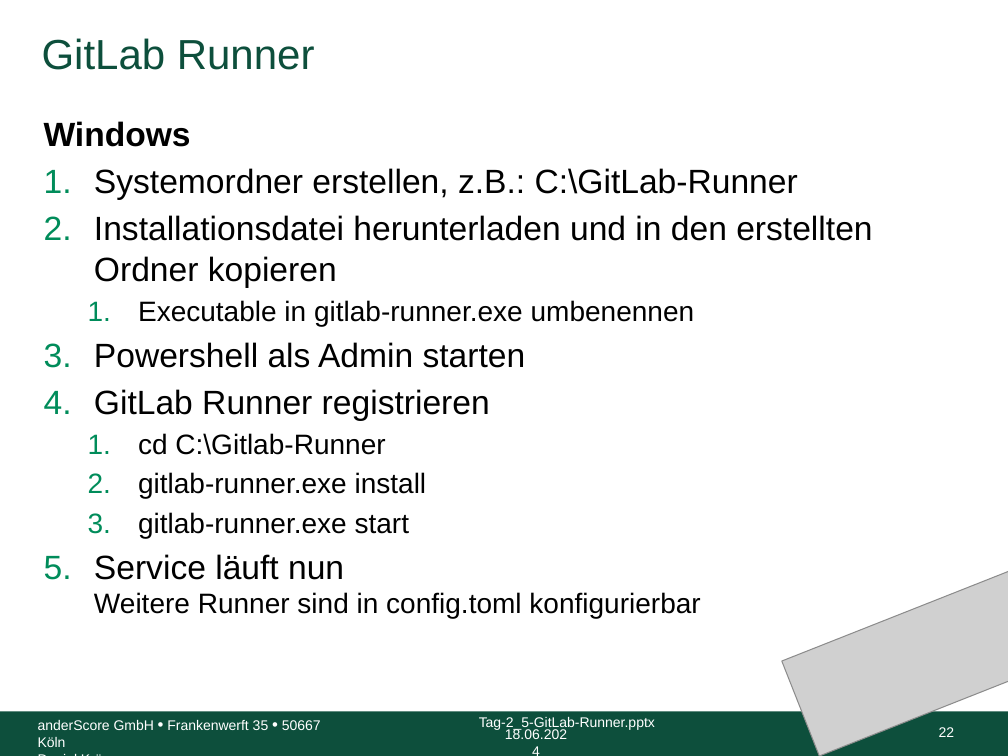
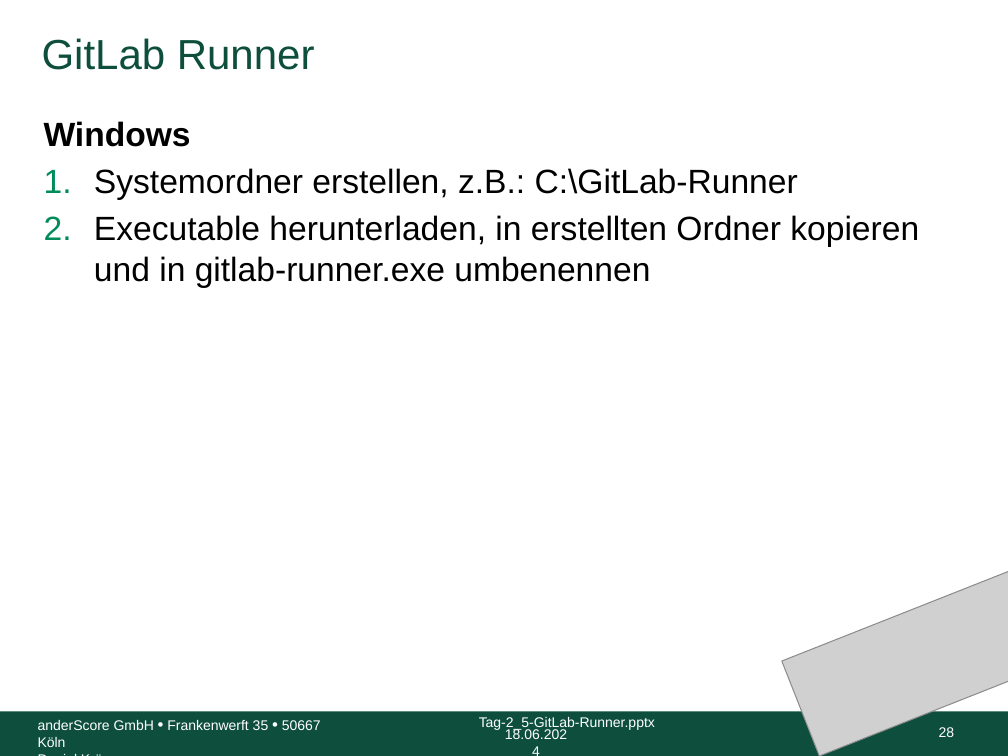
Before and after one commit to anderscore-gmbh/gitlab, a slide deck: slide 28 of slides/Tag-2_5-GitLab-Runner.pptx (slide 22 before the commit). Drawn at 1008x756 pixels with LibreOffice and Linux fonts; fonts in the diff are those of the drawing; grey boxes stand for pictures; background and template pictures are left out. Boxes give left, top, right and bottom in pixels: in the first picture for what was removed or moved away, otherwise in the second. Text is boxed around its words. In the diff, an @@ line names an element or a change of style, - is before the commit and + after.

```diff
--- a/slides/Tag-2_5-GitLab-Runner.pptx
+++ b/slides/Tag-2_5-GitLab-Runner.pptx
@@ text at <box>94,215,919,288</box>: text changed; size 20 to 24 pt @@
-2. Installationsdatei herunterladen und in den erstellten Ordner kopieren
-  1. Executable in gitlab-runner.exe umbenennen
-3. Powershell als Admin starten
-4. GitLab Runner registrieren
-  1. cd C:\Gitlab-Runner
-  2. gitlab-runner.exe install
-  3. gitlab-runner.exe start
-5. Service läuft nun
-   Weitere Runner sind in config.toml konfigurierbar
+2. Executable herunterladen, in erstellten Ordner kopieren und in gitlab-runner.exe umbenennen
@@ page number at <box>939,727,955,737</box>: text changed @@
-22
+28
```
Also in this commit, not shown: 26 other slides changed, 3 slides added, 2 slides removed, 1 other file.
